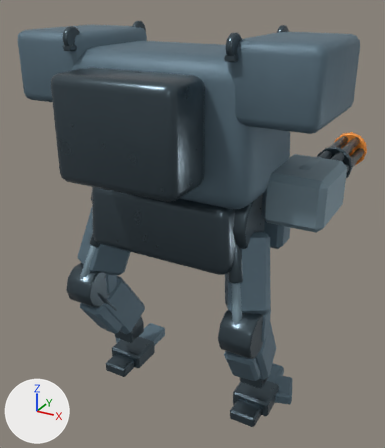
The Blender file content/source-art/ironclad-walker.blend: old version first, new version second.
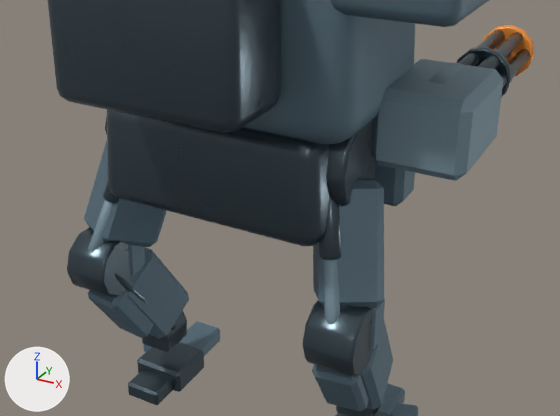
Each version appears first whole from a 50 mm lens placed at (1.55, -2.67, 2.66), pointed at (-0.06, 0.26, 1.2), and next in a close-up on the part from 6% to 100% of the width and 26% to 86% of the height. Lighting does not change. The marker at lower left points along +X, +Y and +Z. The last two pictures show the newer version.

Names of what the first close-up shows: 'IroncladWalkerArmor_GatlingBracer_R', 'IroncladWalkerArmor_Pelvis', 'IroncladWalkerArmor_RearPowerCell', 'IroncladWalkerArmor_ShoulderGuard_R', 'IroncladWalkerArmor_Torso', 'IroncladWalkerLeg_FootBase_L', 'IroncladWalkerLeg_HipJoint_R', 'IroncladWalkerLeg_KneeJoint_L', 'IroncladWalkerLeg_KneeJoint_R', 'IroncladWalkerLeg_ShinArmor_L', 'IroncladWalkerLeg_ThighArmor_L', 'IroncladWalkerLeg_ThighArmor_R' and 26 more.
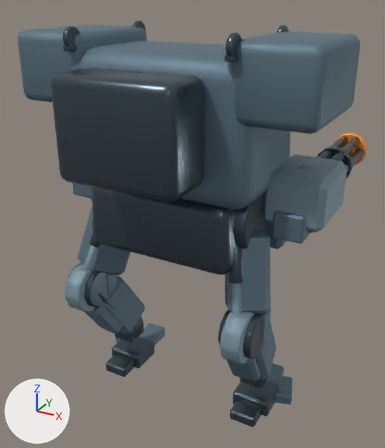
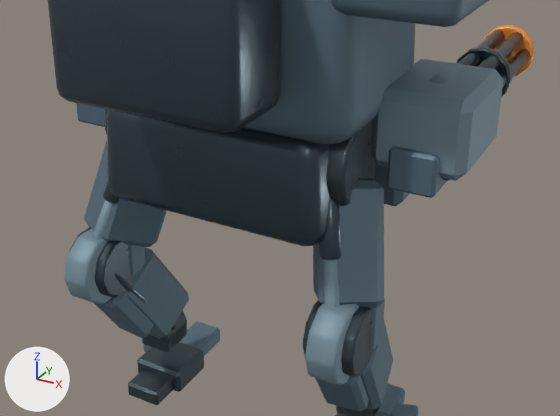
Location of each change, [x1, y1, x2, y2] in pixels of the close-ups (560 x 416 px):
'IroncladWalkerLeg_KneeGaiter_R', added (blue)
    after: [305, 304, 359, 385]
'IroncladWalkerGatling_PintleSaddle_R', added (blue)
    after: [387, 146, 447, 198]
'IroncladWalkerLeg_KneeGaiter_L', added (blue)
    after: [64, 228, 112, 304]
'IroncladWalkerGatling_PintleSaddle_L', added (blue)
    after: [76, 103, 107, 127]

The change, as a list of edits to the scene's bpy script:
```text
Add me_cube_043:
    me_cube_043.from_pydata(...)  # 24 vertices, 26 faces; spans x -0.09..0.09, y -0.13..0.13, z -0.08..0.08
    me_cube_043.materials.append(mat_ironcladwalker_primaryarmor)
Add me_cylinder_017_1:
    me_cylinder_017_1.from_pydata(...)  # 60 vertices, 62 faces; spans x -0.06..0.06, y -0.157..0.157, z -0.152..0.152
    me_cylinder_017_1.materials.append(mat_ironcladwalker_lightarmor)
Add ob_ironcladwalkergatling_pintlesaddle_r:
    ob_ironcladwalkergatling_pintlesaddle_r = bpy.data.objects.new('IroncladWalkerGatling_PintleSaddle_R', me_cube_043)
    ob_ironcladwalkergatling_pintlesaddle_r.location = (0.72, 0.06, 1.46)
Add ob_ironcladwalkergatling_pintlesaddle_l:
    ob_ironcladwalkergatling_pintlesaddle_l = bpy.data.objects.new('IroncladWalkerGatling_PintleSaddle_L', me_cube_043.copy())
    ob_ironcladwalkergatling_pintlesaddle_l.location = (-0.72, 0.06, 1.46)
Add ob_ironcladwalkerleg_kneegaiter_r:
    ob_ironcladwalkerleg_kneegaiter_r = bpy.data.objects.new('IroncladWalkerLeg_KneeGaiter_R', me_cylinder_017_1)
    ob_ironcladwalkerleg_kneegaiter_r.location = (0.56, -0.293, 0.841)
Add ob_ironcladwalkerleg_kneegaiter_l:
    ob_ironcladwalkerleg_kneegaiter_l = bpy.data.objects.new('IroncladWalkerLeg_KneeGaiter_L', me_cylinder_017_1.copy())
    ob_ironcladwalkerleg_kneegaiter_l.location = (-0.56, -0.293, 0.841)
```
